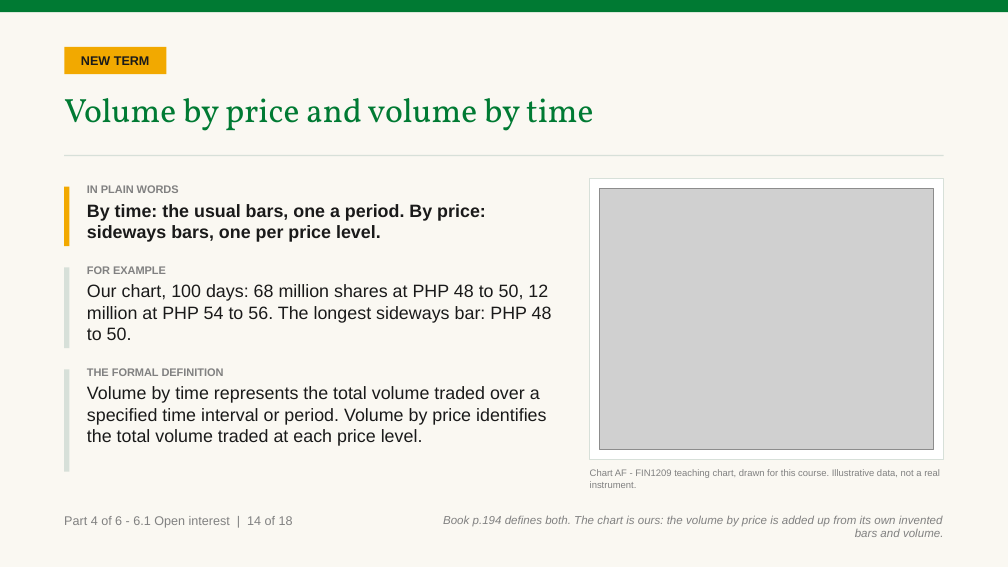
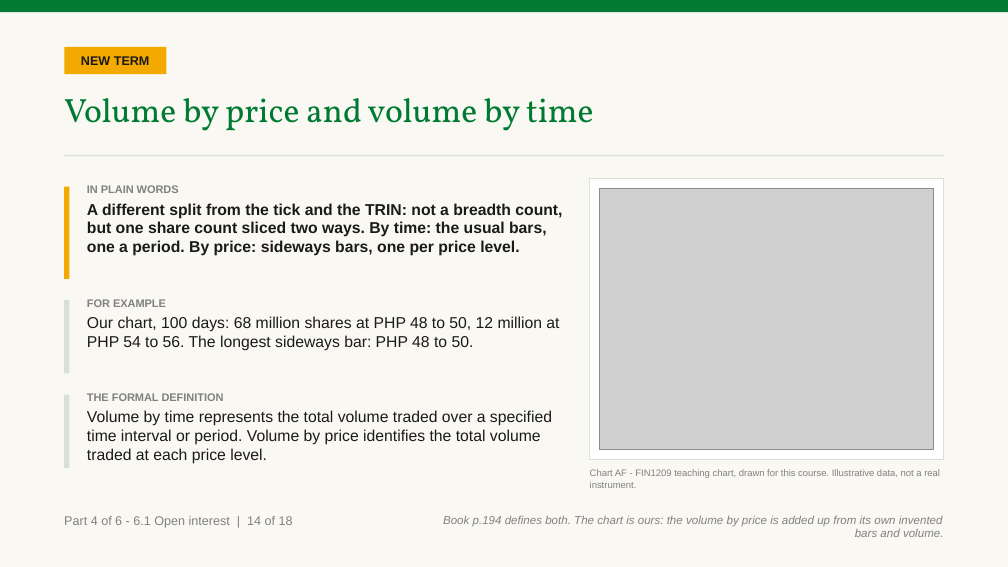
Before and after one commit to benjiesotelo-sudo/Telos_FIN1209, a slide deck: slide 89 of chapter-06/FIN1209-Chapter-06.pptx (slide 87 before the commit). Drawn at 1008x567 pixels with LibreOffice and Linux fonts; fonts in the diff are those of the drawing; grey boxes stand for pictures. Boxes give left, top, right and bottom in pixels: in the first picture for what was removed or moved away, otherwise in the second. Text is boxed around its words. In the diff, an @@ line names an element or a change of style, - is before the commit and + after.

```diff
--- a/chapter-06/FIN1209-Chapter-06.pptx
+++ b/chapter-06/FIN1209-Chapter-06.pptx
@@ rectangle: place and size @@
-rectangle at [64, 187, 70, 247]
+rectangle at [64, 187, 70, 279]
@@ text at [87, 203, 562, 256]: text changed; size 17 to 15 pt @@
-By time: the usual bars, one a period. By price: sideways bars, one per price level.
+A different split from the tick and the TRIN: not a breadth count, but one share count sliced two ways. By time: the usual bars, one a period. By price: sideways bars, one per price level.
@@ text "FOR EXAMPLE": place and size @@
-text "FOR EXAMPLE" at [87, 266, 552, 340]
+text "FOR EXAMPLE" at [87, 299, 559, 351]
@@ rectangle: place and size @@
-rectangle at [64, 268, 70, 349]
+rectangle at [64, 300, 70, 374]
@@ text at [87, 316, 559, 351]: size 17 to 15 pt @@
@@ rectangle: place and size @@
-rectangle at [64, 370, 70, 472]
+rectangle at [64, 395, 70, 468]
@@ text at [87, 410, 552, 464]: size 17 to 15 pt in "Volume by time represents the total volume ..." @@
@@ text "THE FORMAL DEFINITION": place and size @@
-text "THE FORMAL DEFINITION" at [87, 368, 546, 446]
+text "THE FORMAL DEFINITION" at [87, 393, 552, 464]
```
Also in this commit, not shown: 11 other slides changed, 2 slides added, 2 other files.
